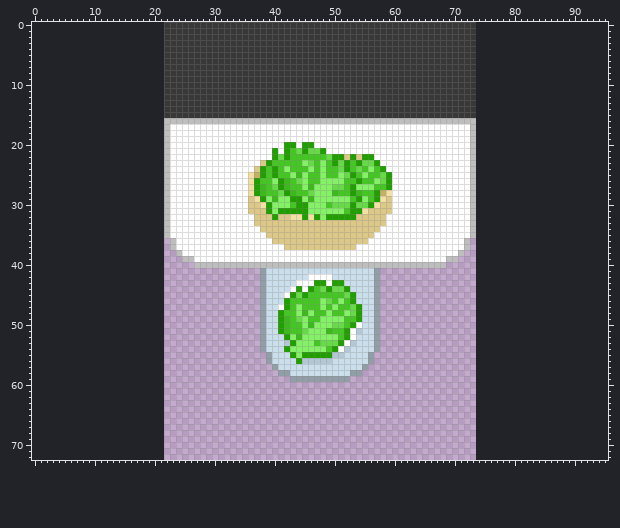
File history of a pixel-art file, overcooked/UI/Recipes/Salads/Recipe_Salad_1.aseprite. Above: the version before the commit.
52x73 pixels, 1 frame. The old version is drawn lined up with the new one, on the new canvas.
After the commit:
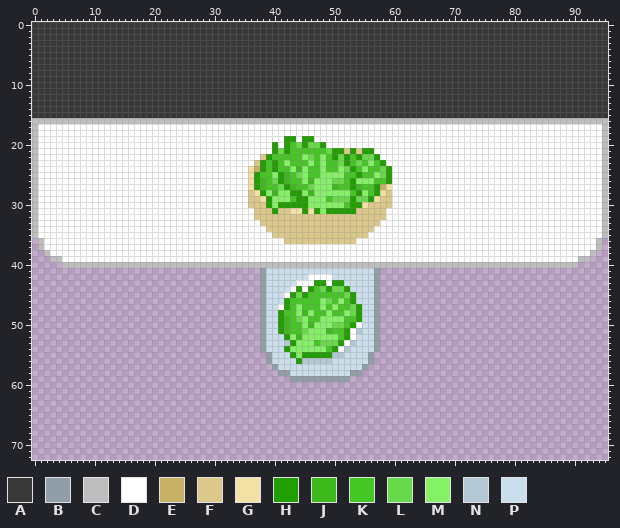
Palette (. is transparent): A #383838  B #919ea7  C #bebebe  D #ffffff  E #c6b065  F #dcc98a  G #f2e0a4  H #219e00  J #3db91d  K #44c722  L #68da4a  M #84f167  N #b4c7d5  P #cbdeec
Author's note on the commit: Recipe expiration progress bar
Diff:
canvas 52x73 -> 96x73, the old top-left corner now at 22,0
Changed rows in their new state; - is an unchanged pixel.
first column x 0:
 0 AAAAAAAAAAAAAAAAAAAAAA----------------------------------------------------AAAAAAAAAAAAAAAAAAAAAA
 1 AAAAAAAAAAAAAAAAAAAAAA----------------------------------------------------AAAAAAAAAAAAAAAAAAAAAA
 2 AAAAAAAAAAAAAAAAAAAAAA----------------------------------------------------AAAAAAAAAAAAAAAAAAAAAA
 3 AAAAAAAAAAAAAAAAAAAAAA----------------------------------------------------AAAAAAAAAAAAAAAAAAAAAA
 4 AAAAAAAAAAAAAAAAAAAAAA----------------------------------------------------AAAAAAAAAAAAAAAAAAAAAA
 5 AAAAAAAAAAAAAAAAAAAAAA----------------------------------------------------AAAAAAAAAAAAAAAAAAAAAA
 6 AAAAAAAAAAAAAAAAAAAAAA----------------------------------------------------AAAAAAAAAAAAAAAAAAAAAA
 7 AAAAAAAAAAAAAAAAAAAAAA----------------------------------------------------AAAAAAAAAAAAAAAAAAAAAA
 8 AAAAAAAAAAAAAAAAAAAAAA----------------------------------------------------AAAAAAAAAAAAAAAAAAAAAA
 9 AAAAAAAAAAAAAAAAAAAAAA----------------------------------------------------AAAAAAAAAAAAAAAAAAAAAA
10 AAAAAAAAAAAAAAAAAAAAAA----------------------------------------------------AAAAAAAAAAAAAAAAAAAAAA
11 AAAAAAAAAAAAAAAAAAAAAA----------------------------------------------------AAAAAAAAAAAAAAAAAAAAAA
12 AAAAAAAAAAAAAAAAAAAAAA----------------------------------------------------AAAAAAAAAAAAAAAAAAAAAA
13 AAAAAAAAAAAAAAAAAAAAAA----------------------------------------------------AAAAAAAAAAAAAAAAAAAAAA
14 AAAAAAAAAAAAAAAAAAAAAA----------------------------------------------------AAAAAAAAAAAAAAAAAAAAAA
15 AAAAAAAAAAAAAAAAAAAAAA----------------------------------------------------AAAAAAAAAAAAAAAAAAAAAA
16 CCCCCCCCCCCCCCCCCCCCCC----------------------------------------------------CCCCCCCCCCCCCCCCCCCCCC
17 CDDDDDDDDDDDDDDDDDDDDDD--------------------------------------------------DDDDDDDDDDDDDDDDDDDDDDC
18 CDDDDDDDDDDDDDDDDDDDDDD--------------------------------------------------DDDDDDDDDDDDDDDDDDDDDDC
19 CDDDDDDDDDDDDDDDDDDDDDD-------------------HH-HH--------------------------DDDDDDDDDDDDDDDDDDDDDDC
20 CDDDDDDDDDDDDDDDDDDDDDD-----------------H--KL-LLH------------------------DDDDDDDDDDDDDDDDDDDDDDC
21 CDDDDDDDDDDDDDDDDDDDDDD------------------L--KKKKKLHHFHFHH----------------DDDDDDDDDDDDDDDDDDDDDDC
22 CDDDDDDDDDDDDDDDDDDDDDD---------------FHKKK--ML-MK-LHKHLLH---------------DDDDDDDDDDDDDDDDDDDDDDC
23 CDDDDDDDDDDDDDDDDDDDDDD--------------FHKH-M--KM---K---LKMKH--------------DDDDDDDDDDDDDDDDDDDDDDC
24 CDDDDDDDDDDDDDDDDDDDDDD-------------GE----KMJMK----MLHKMK-LH-------------DDDDDDDDDDDDDDDDDDDDDDC
25 CDDDDDDDDDDDDDDDDDDDDDD--------------HK-MHJKL----MM-KKHK-M---------------DDDDDDDDDDDDDDDDDDDDDDC
26 CDDDDDDDDDDDDDDDDDDDDDD---------------J-L---K-JM--LL-HMMMKK--------------DDDDDDDDDDDDDDDDDDDDDDC
27 CDDDDDDDDDDDDDDDDDDDDDD-----------------KLHJ-KL---JK--JKKHEG-------------DDDDDDDDDDDDDDDDDDDDDDC
28 CDDDDDDDDDDDDDDDDDDDDDD-------------FGHMJMMHHMJ---MMMKHM--GF-------------DDDDDDDDDDDDDDDDDDDDDDC
29 CDDDDDDDDDDDDDDDDDDDDDD--------------FGHM--K-HM--KLLLHLLHGF--------------DDDDDDDDDDDDDDDDDDDDDDC
30 CDDDDDDDDDDDDDDDDDDDDDD---------------F--HHH-----MMMK-HGFF---------------DDDDDDDDDDDDDDDDDDDDDDC
31 CDDDDDDDDDDDDDDDDDDDDDD-------------D--FHFFGG-GH-HHHH-FF---D-------------DDDDDDDDDDDDDDDDDDDDDDC
32 CDDDDDDDDDDDDDDDDDDDDDD-----------------F--FFFFFFFFFFF-------------------DDDDDDDDDDDDDDDDDDDDDDC
33 CDDDDDDDDDDDDDDDDDDDDDD--------------D--------------------D--------------DDDDDDDDDDDDDDDDDDDDDDC
34 CDDDDDDDDDDDDDDDDDDDDDD---------------D------------------D---------------DDDDDDDDDDDDDDDDDDDDDDC
35 CDDDDDDDDDDDDDDDDDDDDDD----------------D----------------D----------------DDDDDDDDDDDDDDDDDDDDDDC
36 -CDDDDDDDDDDDDDDDDDDDDDD----------------DD------------DD----------------DDDDDDDDDDDDDDDDDDDDDDC-
37 -CDDDDDDDDDDDDDDDDDDDDDD------------------DDDDDDDDDDDD------------------DDDDDDDDDDDDDDDDDDDDDDC-
38 --CDDDDDDDDDDDDDDDDDDDDDD----------------------------------------------DDDDDDDDDDDDDDDDDDDDDDC--
39 ---CCDDDDDDDDDDDDDDDDDDDDDD------------------------------------------DDDDDDDDDDDDDDDDDDDDDDCC---
40 -----CCCCCCCCCCCCCCCCCCCCCC------------------------------------------CCCCCCCCCCCCCCCCCCCCCC-----
